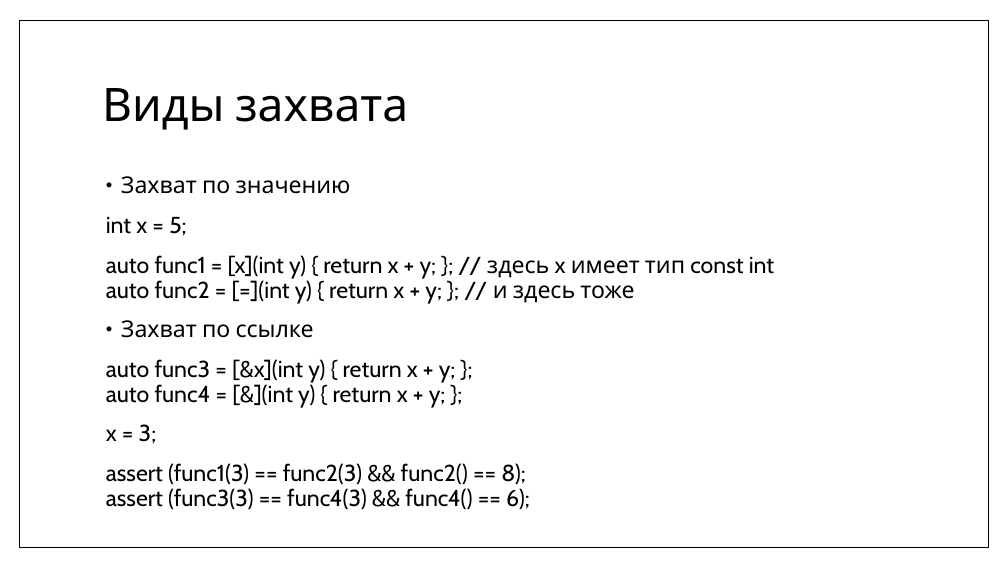
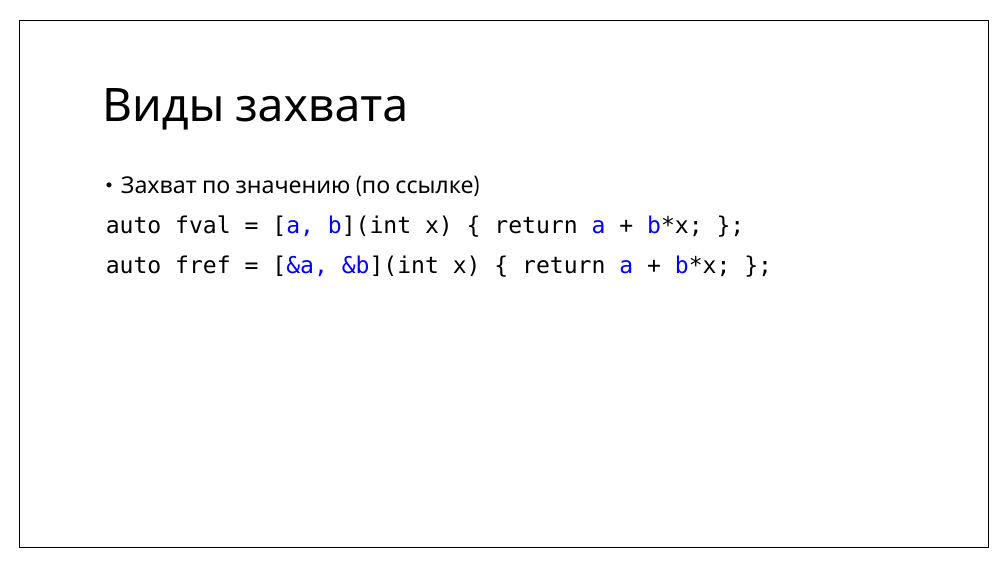
Before and after one commit to MIPT-ILab/cpp-lects-rus, a slide deck: slide 33 of slides/lec2-7-lambdas.pptx (slide 30 before the commit). Drawn at 1008x567 pixels with LibreOffice and Linux fonts; fonts in the diff are those of the drawing. Boxes give left, top, right and bottom in pixels: in the first picture for what was removed or moved away, otherwise in the second. Text is boxed around its words. In the diff, an @@ line names an element or a change of style, - is before the commit and + after.

```diff
--- a/slides/lec2-7-lambdas.pptx
+++ b/slides/lec2-7-lambdas.pptx
@@ text at (106,176,730,277): text changed; font Cabin to DejaVu Sans Mono @@
-• Захват по значению
-int x = 5;
-auto func1 = [x](int y) { return x + y; }; // здесь x имеет тип const int
-auto func2 = [=](int y) { return x + y; }; // и здесь тоже
-• Захват по ссылке
-auto func3 = [&x](int y) { return x + y; };
-auto func4 = [&](int y) { return x + y; };
-x = 3;
-assert (func1(3) == func2(3) && func2() == 8);
-assert (func3(3) == func4(3) && func4() == 6);
+• Захват по значению (по ссылке)
+auto fval = [a, b](int x) { return a + b*x; };
+auto fref = [&a, &b](int x) { return a + b*x; };
```
Also in this commit, not shown: 21 other slides changed, 11 slides added, 6 other files.
